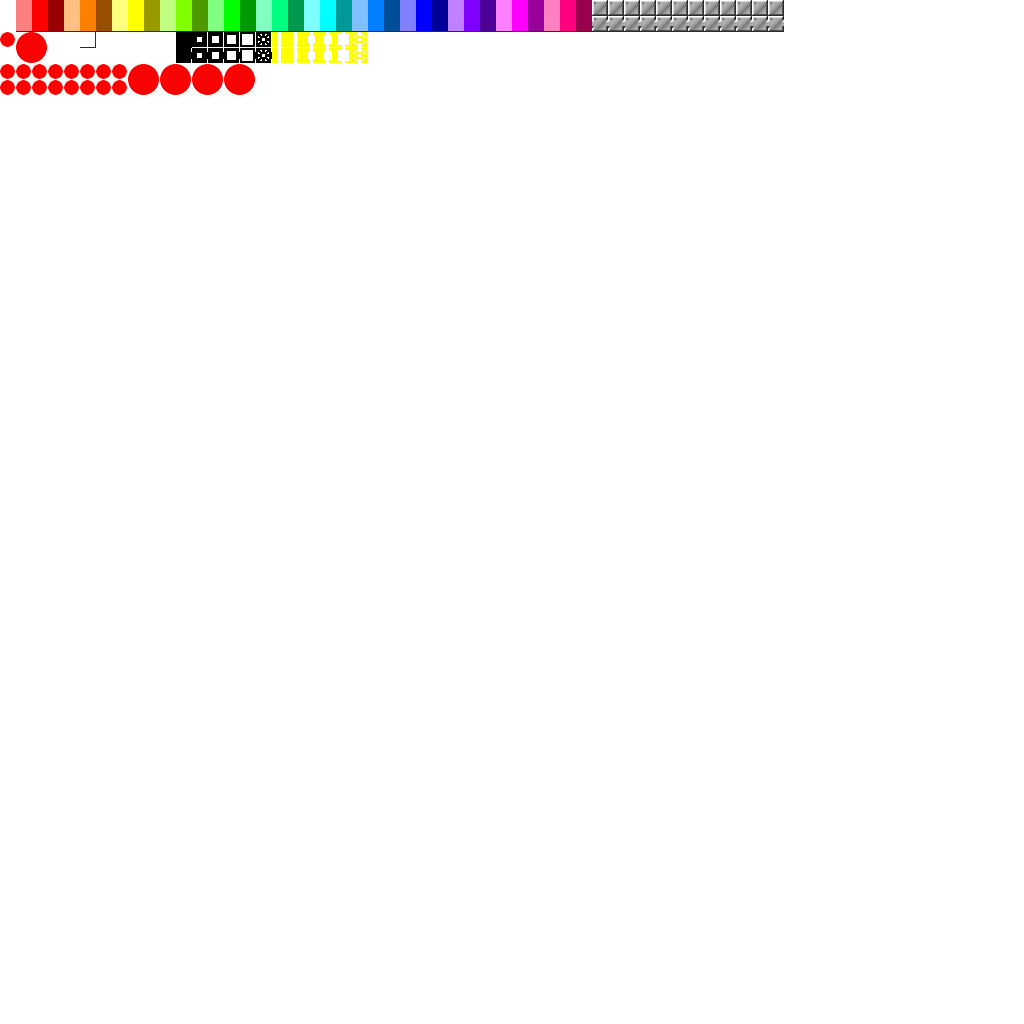
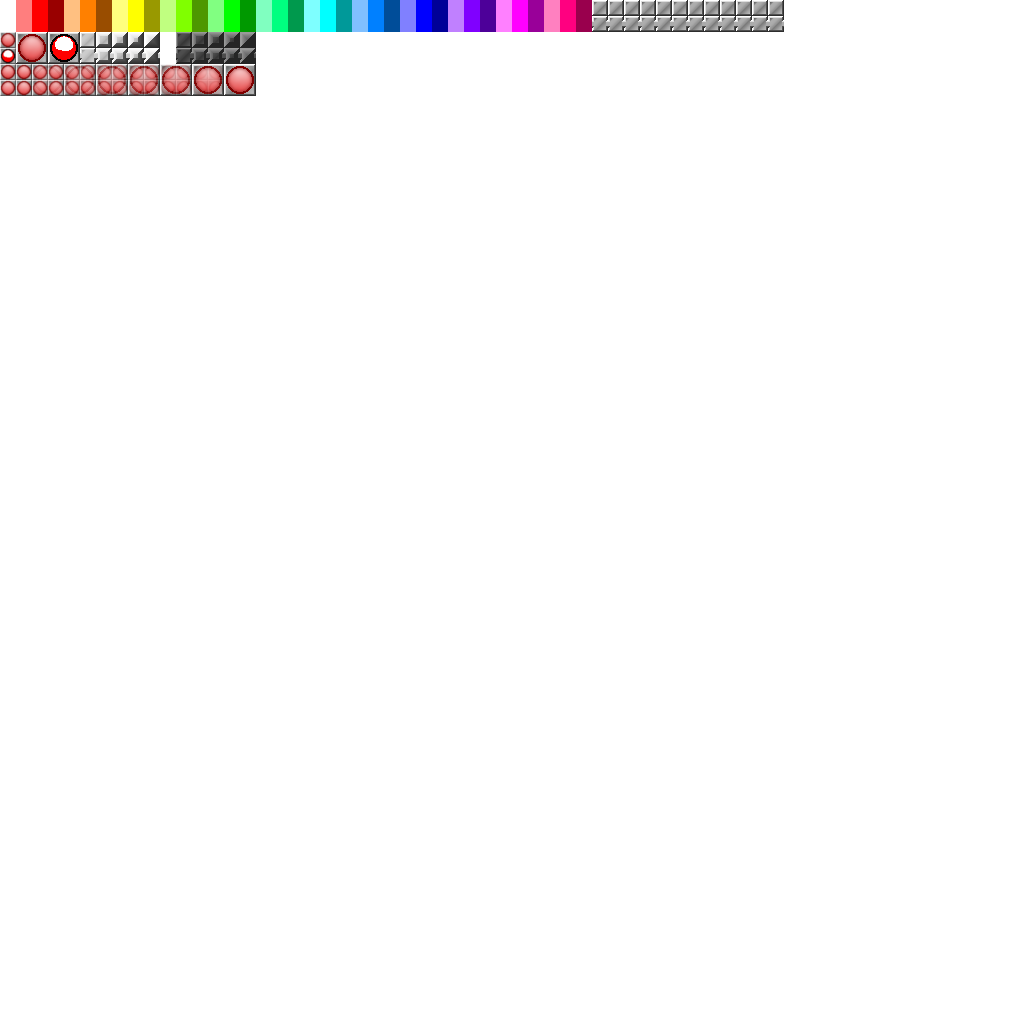
Layered file, before and after one edit (1024×1024). Changes by layer:
"block.png コピー #1": opacity 26% → 37%, painted on it over box(0, 31, 592, 95)
painted on "block.png コピー" over box(0, 31, 592, 95)
"block.png": opacity 57% → 61%, painted on it over box(0, 31, 592, 95)
painted on "レイヤー" over box(0, 32, 256, 96)
